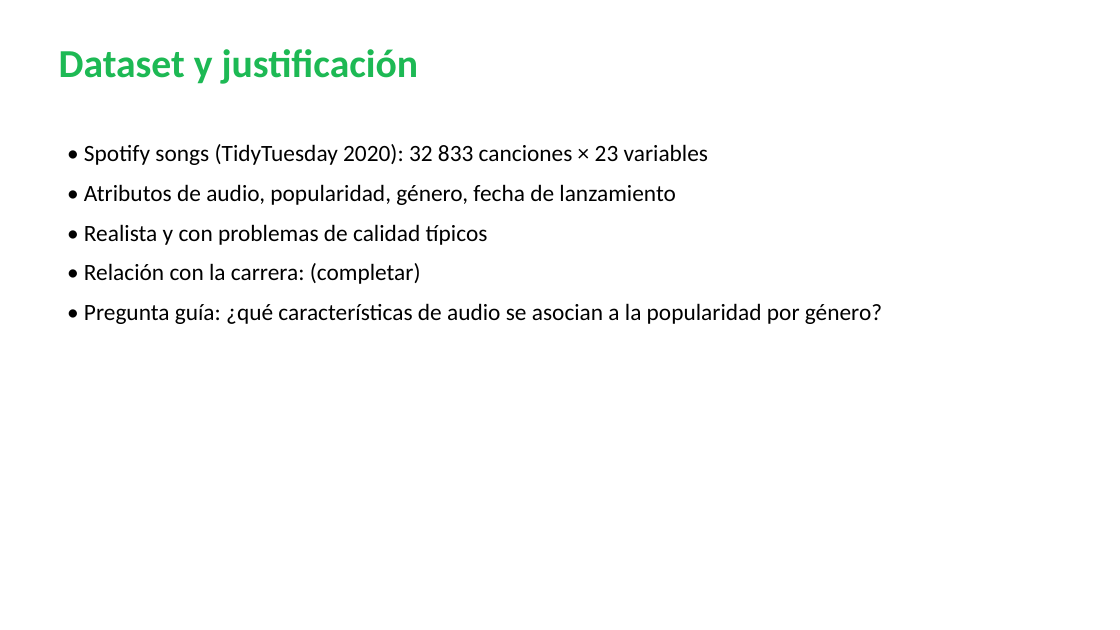
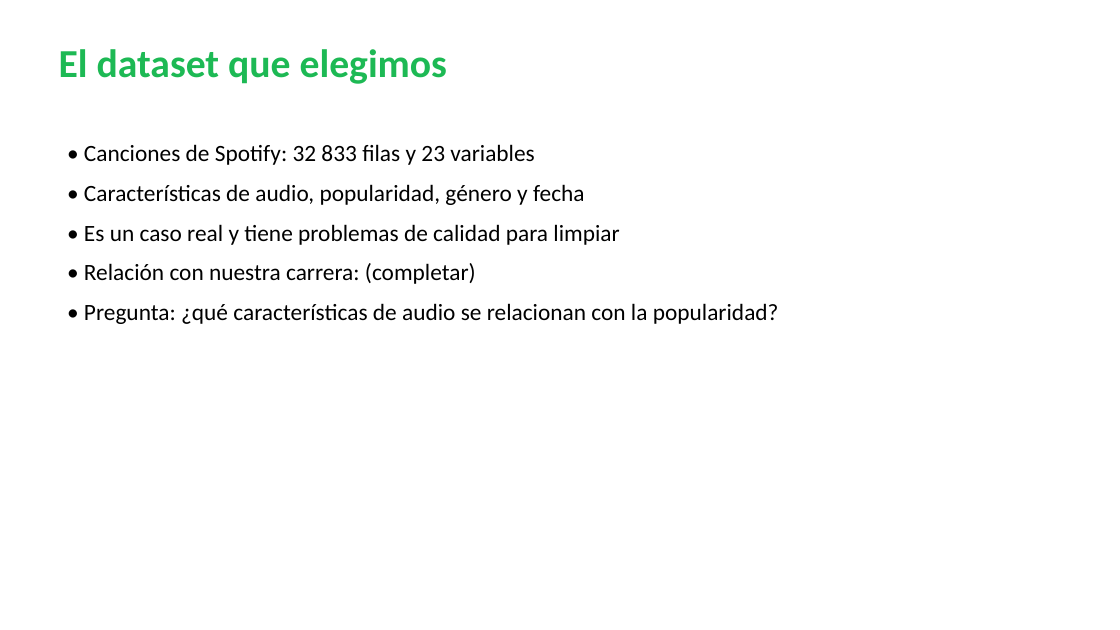
Before and after one commit to Gelvercm/proyecto-ciencia-datos-spotify, a slide deck: slide 2 of presentacion/presentacion_proyecto.pptx. Drawn at 1120x630 pixels with LibreOffice and Linux fonts; fonts in the diff are those of the drawing. Boxes give left, top, right and bottom in pixels: in the first picture for what was removed or moved away, otherwise in the second. Text is boxed around its words. In the diff, an @@ line names an element or a change of style, - is before the commit and + after.

```diff
--- a/presentacion/presentacion_proyecto.pptx
+++ b/presentacion/presentacion_proyecto.pptx
@@ text at box(59, 49, 447, 84): text changed @@
-Dataset y justificación
+El dataset que elegimos
@@ text at box(84, 144, 779, 324): text changed @@
-• Spotify songs (TidyTuesday 2020): 32 833 canciones × 23 variables
-• Atributos de audio, popularidad, género, fecha de lanzamiento
-• Realista y con problemas de calidad típicos
-• Relación con la carrera: (completar)
-• Pregunta guía: ¿qué características de audio se asocian a la popularidad por género?
+• Canciones de Spotify: 32 833 filas y 23 variables
+• Características de audio, popularidad, género y fecha
+• Es un caso real y tiene problemas de calidad para limpiar
+• Relación con nuestra carrera: (completar)
+• Pregunta: ¿qué características de audio se relacionan con la popularidad?
```
Also in this commit, not shown: 6 other slides changed, 2 other files.
